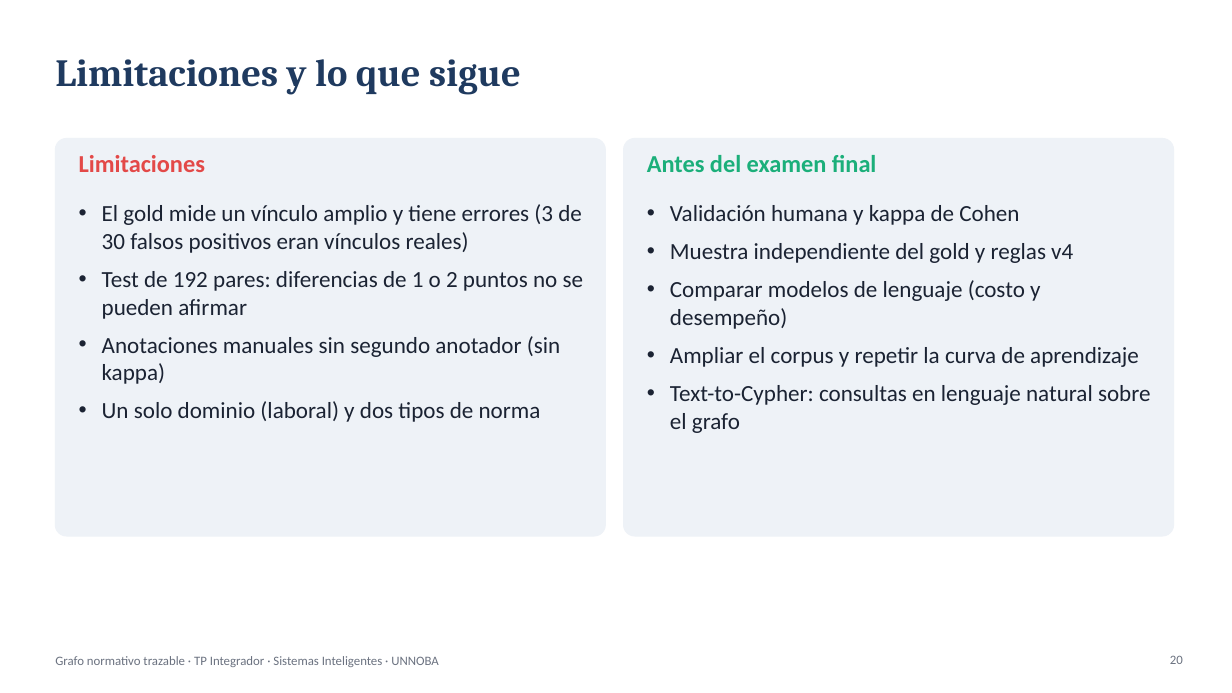
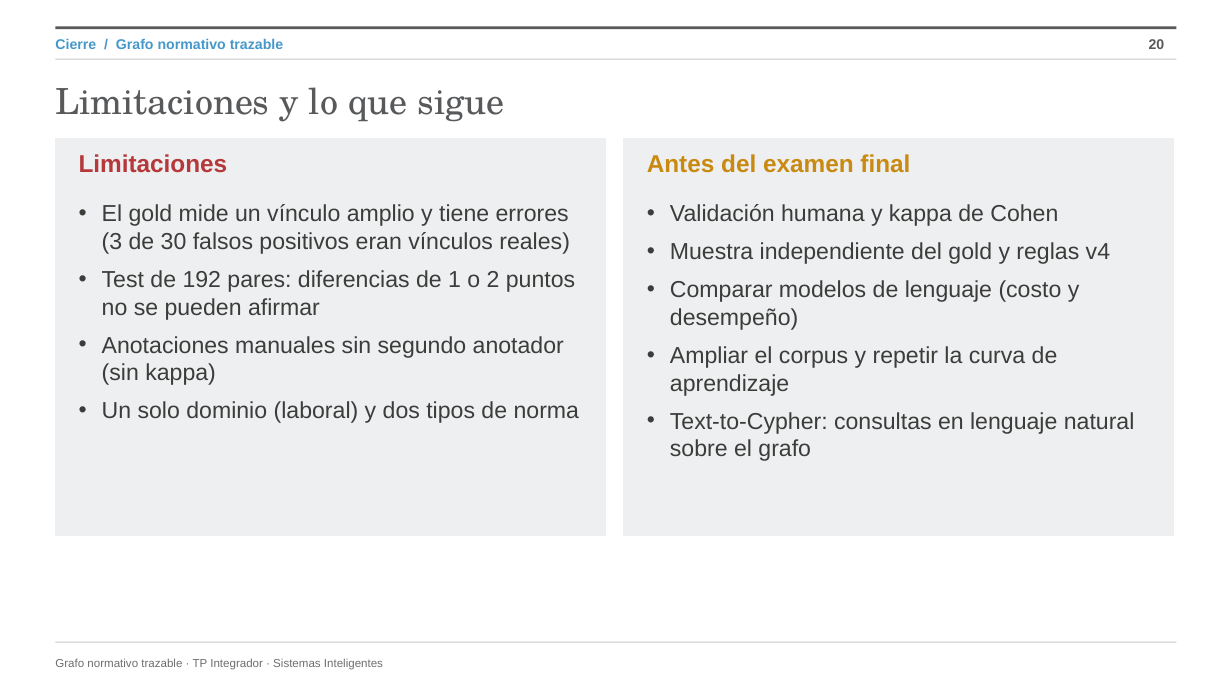
Before and after one commit to JuampiJPT/grafo-legal, a slide deck: slide 20 of docs/presentacion/presentacion_coloquio.pptx. Drawn at 1232x693 pixels with LibreOffice and Linux fonts; fonts in the diff are those of the drawing; background and template pictures are left out. Boxes give left, top, right and bottom in pixels: in the first picture for what was removed or moved away, otherwise in the second. Text is boxed around its words. In the diff, an @@ line names an element or a change of style, - is before the commit and + after.

Commit message:
Presentación con la identidad UNNOBA del manual (B74)

```diff
--- a/docs/presentacion/presentacion_coloquio.pptx
+++ b/docs/presentacion/presentacion_coloquio.pptx
@@ line added from (55, 28) to (1177, 28), #58595B 2.25 pt @@
@@ line added from (55, 59) to (1177, 59), #C6C7C8 0.75 pt @@
@@ text added at [55,38,283,49], 11 pt, text #4698CB, bold @@
+Cierre / Grafo normativo trazable
@@ page number: place and size @@
-page number at [1170,655,1183,664]
+page number at [1149,39,1165,49]
@@ page number at [1149,39,1165,49]: size 10 to 11 pt, font Calibri to Arial, text colour #6B7280 to #58595B, bold on @@
@@ title "Limitaciones y lo que sigue": place and size @@
-title "Limitaciones y lo que sigue" at [55,59,521,95]
+title "Limitaciones y lo que sigue" at [55,87,504,122]
@@ title "Limitaciones y lo que sigue" at [55,87,504,122]: size 30 to 28 pt, font Cambria to TeX Gyre Schola, text colour #1F3A5F to #58595B, bold off @@
@@ rounded rectangle removed at [55,139,605,536] @@
@@ rectangle added at [55,139,605,536], fill #EEEFF0, outline #EEEFF0 1 pt @@
@@ text "Limitaciones" at [79,154,228,173]: font Calibri to Arial, text colour #E34948 to #B5383B @@
@@ rounded rectangle removed at [624,139,1174,536] @@
@@ rectangle added at [624,139,1174,536], fill #EEEFF0, outline #EEEFF0 1 pt @@
@@ text "Antes del examen final" at [647,154,910,173]: font Calibri to Arial, text colour #1BAF7A to #C98A12 @@
@@ text "El gold mide un vínculo ..." at [102,204,579,423]: font Calibri to Arial, text colour #1B2333 to #3C3C3B @@
@@ text "Validación humana y kappa de ..." at [670,204,1135,461]: font Calibri to Arial, text colour #1B2333 to #3C3C3B @@
@@ text at [55,658,383,670]: text changed; size 10 to 9 pt; font Calibri to Arial; text colour #6B7280 to #6D6E71 @@
-Grafo normativo trazable · TP Integrador · Sistemas Inteligentes · UNNOBA
+Grafo normativo trazable · TP Integrador · Sistemas Inteligentes
@@ line added from (55, 642) to (1177, 642), #C6C7C8 0.75 pt @@
```
Also in this commit, not shown: 20 other slides changed, 6 other files.
